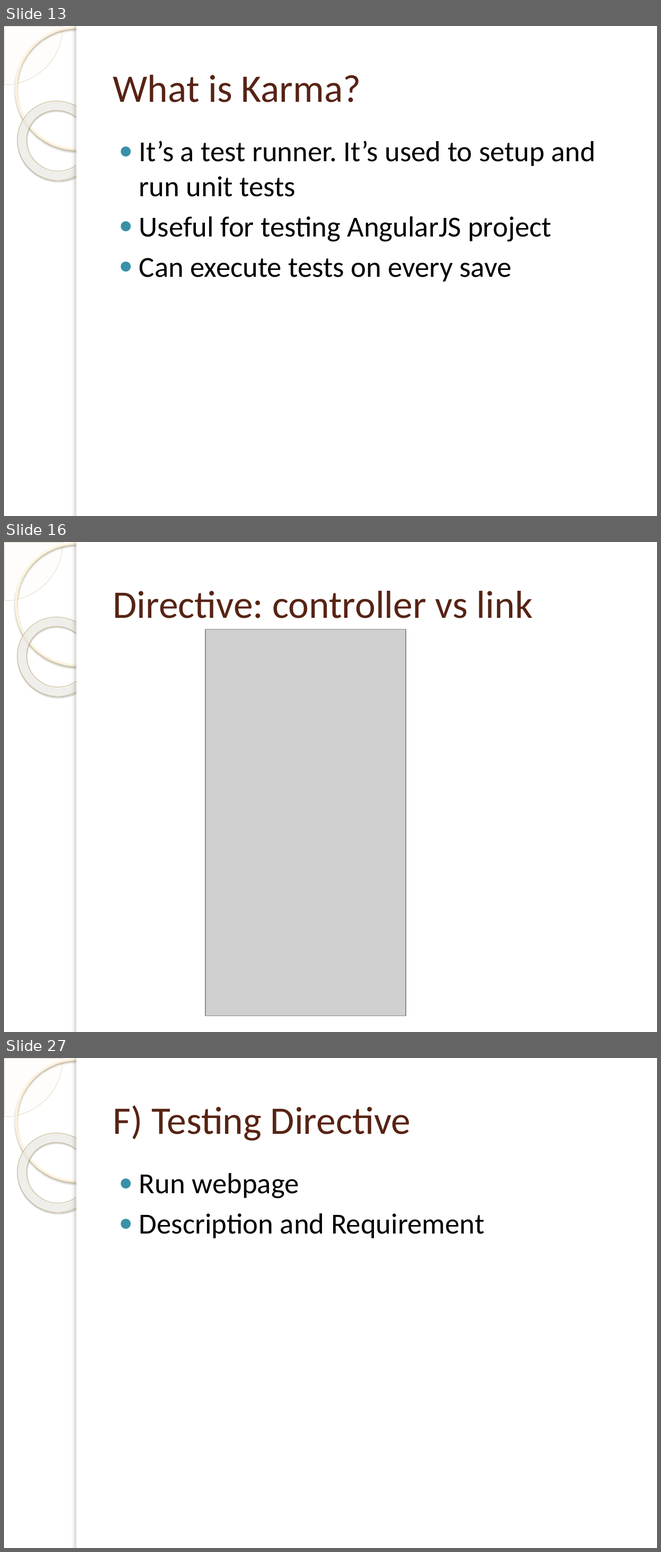
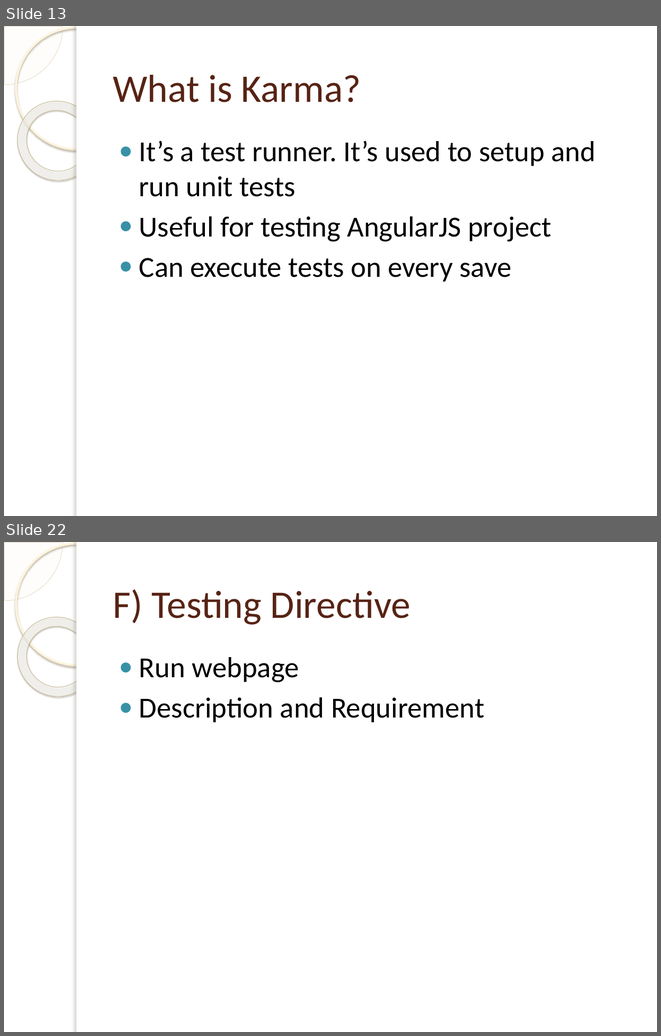
Before and after one commit to xuancong246/documents, a slide deck: Ebooks/AngularJS/Training/UnitTesting/AngularJS-Unit-Testing.pptx. Shown one above the other, each under a label of ours: slides 13, 16 and 27 before the commit, slides 13 and 22 after it; the slides between them are not shown. The pictures are 661x1552 and 661x1036 pixels, drawn with LibreOffice and Linux fonts; fonts in the diff are those of the drawing; grey boxes stand for pictures; background and template pictures are left out. Boxes give left, top, right and bottom in pixels: in the first picture for what was removed or moved away, otherwise in the second. Text is boxed around its words. In the diff, an @@ line names an element or a change of style, - is before the commit and + after.

```diff
--- a/Ebooks/AngularJS/Training/UnitTesting/AngularJS-Unit-Testing.pptx
+++ b/Ebooks/AngularJS/Training/UnitTesting/AngularJS-Unit-Testing.pptx
@@ slide 16 removed at bbox=[4, 542, 657, 1032], background picture (left out); not listed: 5 template elements that a slide beside it also shows @@
@@ title removed at bbox=[113, 591, 533, 618] @@
-Directive: controller vs link
@@ picture removed at bbox=[205, 629, 406, 1015] @@
@@ what was slide 27 is now slide 22 @@
```
Also in this commit, not shown: 5 slides changed, 3 slides added, 7 other slides removed.
